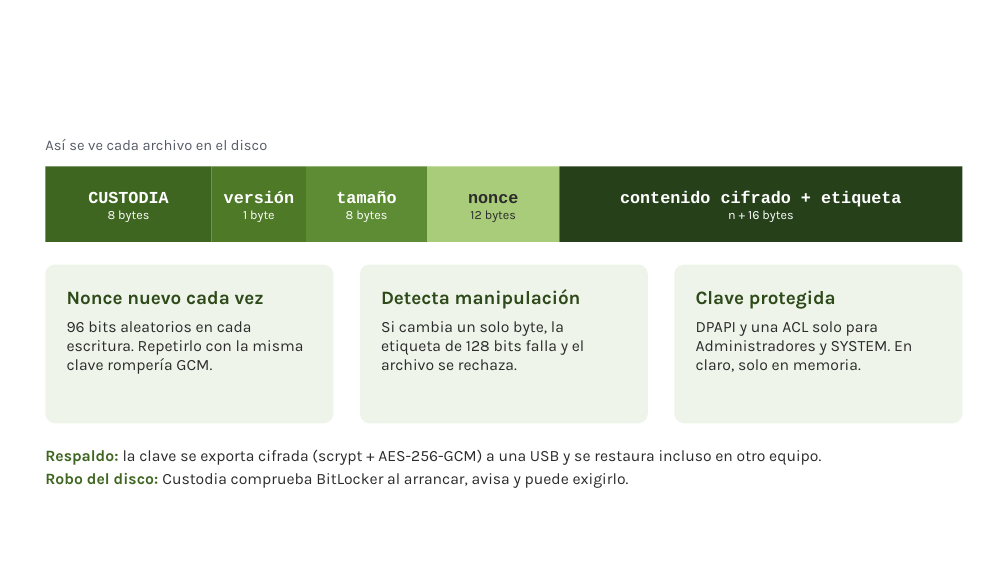
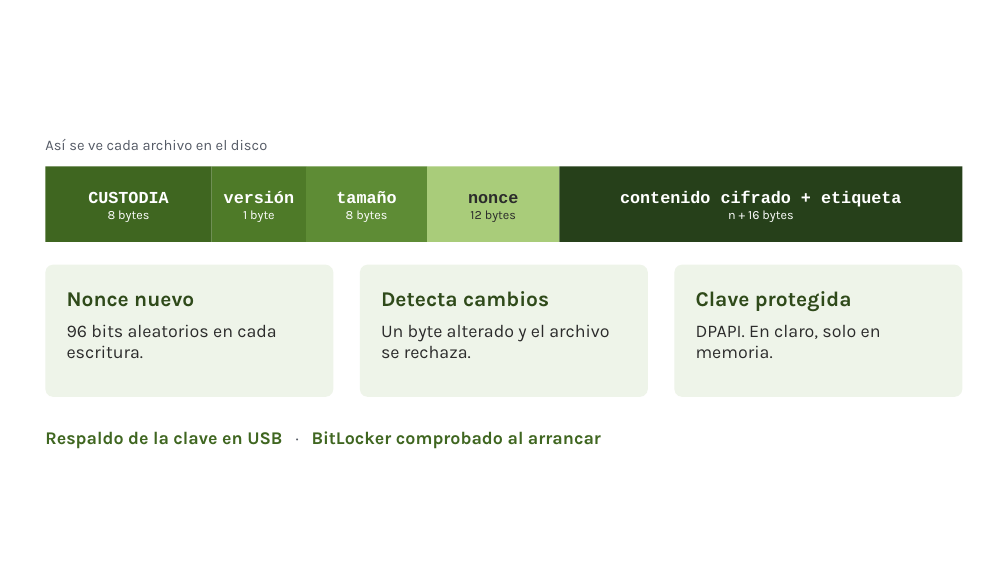
Before and after one commit to yanni2327/custodia, a slide deck: slide 7 of docs/Custodia_charla_TED.pptx. Drawn at 1008x567 pixels with LibreOffice and Linux fonts; fonts in the diff are those of the drawing; background and template pictures are left out. Boxes give left, top, right and bottom in pixels: in the first picture for what was removed or moved away, otherwise in the second. Text is boxed around its words. In the diff, an @@ line names an element or a change of style, - is before the commit and + after.

```diff
--- a/docs/Custodia_charla_TED.pptx
+++ b/docs/Custodia_charla_TED.pptx
@@ rounded rectangle: place and size @@
-rounded rectangle at (45,265,333,423)
+rounded rectangle at (45,265,333,397)
@@ rounded rectangle: place and size @@
-rounded rectangle at (360,265,648,423)
+rounded rectangle at (360,265,648,397)
@@ rounded rectangle: place and size @@
-rounded rectangle at (675,265,963,423)
+rounded rectangle at (675,265,963,397)
@@ text at (67,292,277,358): text changed; size 15 to 17 pt @@
-Nonce nuevo cada vez
-96 bits aleatorios en cada escritura. Repetirlo con la misma clave rompería GCM.
+Nonce nuevo
+96 bits aleatorios en cada escritura.
@@ text at (381,291,609,358): text changed; size 15 to 17 pt @@
-Detecta manipulación
-Si cambia un solo byte, la etiqueta de 128 bits falla y el archivo se rechaza.
+Detecta cambios
+Un byte alterado y el archivo se rechaza.
@@ text at (696,291,852,312): size 18 to 20 pt in "Clave protegida" @@
@@ text at (696,325,881,358): text changed; size 15 to 17 pt @@
-DPAPI y una ACL solo para Administradores y SYSTEM. En claro, solo en memoria.
+DPAPI. En claro, solo en memoria.
@@ text at (45,431,601,449): text changed; size 15 to 17 pt; text colour #2B2B2B to #3F6620; bold on @@
-Respaldo: la clave se exporta cifrada (scrypt + AES-256-GCM) a una USB y se restaura incluso en otro equipo.
-Robo del disco: Custodia comprueba BitLocker al arrancar, avisa y puede exigirlo.
+Respaldo de la clave en USB · BitLocker comprobado al arrancar
```
Also in this commit, not shown: 5 other slides changed, 16 other files.
